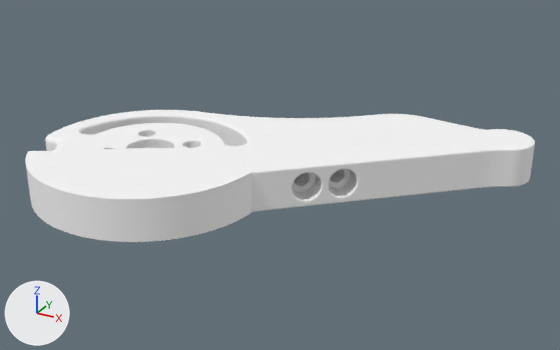
The COLLADA model mycobot_description/urdf/mycobot_320_pi_2022/gripper_right3.dae as it was, and as the next commit left it.
Before and after are seen from a 50 mm lens placed at (77.5, -95.8, 55.2), pointed at (19.6, 9.5, 2.5). Arrows for +X, +Y and +Z are at lower left; the lights stay in place. The first picture is the older version. Where no turn or scale is listed for an object, it has been applied to the vertices.

The scene before the commit, as lines of its bpy script (objects in view):
```python
mat_a0000000_0000_0000_0000_000000000000 = principled_material('a0000000-0000-0000-0000-000000000000')
mat_a0000000_0000_0000_0000_000000000000.base_color = (0.956, 0.956, 0.956)  # white #fafafa
mat_a0000000_0000_0000_0000_000000000000.roughness = 0.9
me_none = bpy.data.meshes.new('NONE')
me_none.from_pydata(...)  # 9855 vertices, 19734 faces; spans x -20.5..37.7, y -20.1..34.2, z 0.0..7.0
me_none.materials.append(mat_a0000000_0000_0000_0000_000000000000)  # white #fafafa
me_none_001 = bpy.data.meshes.new('NONE.001')
me_none_001.from_pydata(...)  # 4736 vertices, 9476 faces; spans x 18.7..56.0, y 3.0..38.0, z 0.0..7.0
me_none_001.materials.append(mat_a0000000_0000_0000_0000_000000000000)  # white #fafafa
ob_none = bpy.data.objects.new('NONE', me_none)
ob_none.location = (0.0, 0.0, 0.0)
ob_none_001 = bpy.data.objects.new('NONE.001', me_none_001)
ob_none_001.location = (0.0, 0.0, 0.0)
```
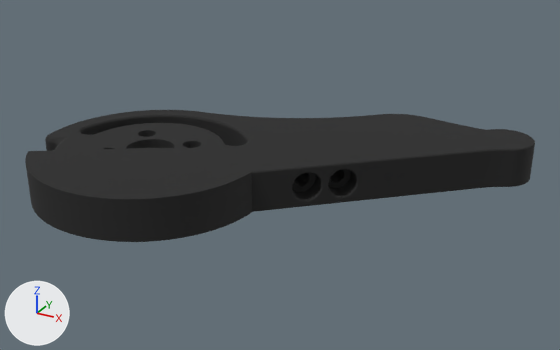
Location of each change, (x1, y1, x2, y2) in pixels of the pictures (560 x 350 px):
'NONE', recoloured (white to black)
    both: (25, 110, 430, 242)
'NONE.001', recoloured (white to black)
    both: (275, 114, 535, 208)

What the commit changed:
Material 'a0000000-0000-0000-0000-000000000000' (mat_a0000000_0000_0000_0000_000000000000) changes colour from white #fafafa to black #202020; in linear values from (0.956, 0.956, 0.956) to (0.0143, 0.0143, 0.0143).
